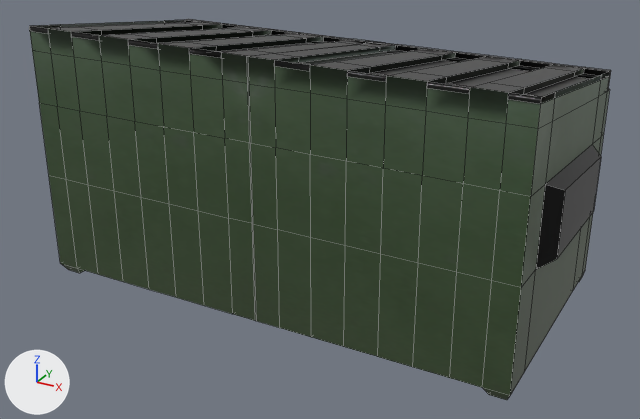
The FBX model FBXs/Trashcontainersolo.fbx as it was, and as the next commit left it.
One viewpoint serves both versions: a 50 mm camera at (2.66, -4.81, 2.15) aimed at (0.06, -0.08, -0.22). The axes (+X, +Y, +Z) are drawn at lower left. The lights are the same throughout. Mesh edges are drawn as thin lines.

Script lines for the objects in view, before the commit:
```python
me_cube = bpy.data.meshes.new('Cube')
me_cube.from_pydata(...)  # 468 vertices, 420 faces; spans x -1.05..1.05, y -1.11..1.01, z -1.35..1.09
# faces by material slot: [274, 146]
me_cube.materials.append(mat_trashgreen)  # picture img_tcom_plastic_polyethylene_header_jpg
me_cube.materials.append(mat_trashbag)  # black #000000
ob_trashcontainersolo = bpy.data.objects.new('Trashcontainersolo', me_cube)
ob_trashcontainersolo.location = (0.0, 0.0, 0.0)
ob_trashcontainersolo.scale = (-1.63, -0.799, -0.713)
```
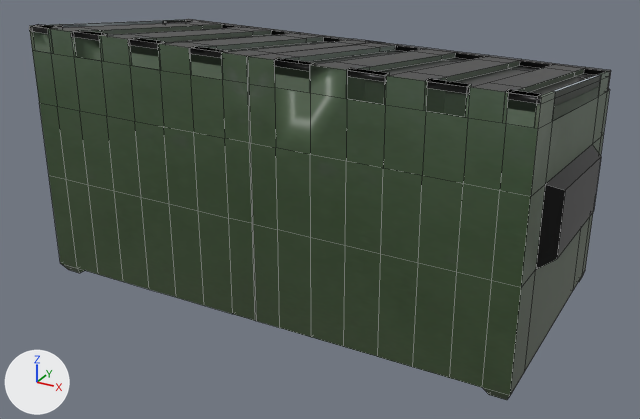
Changed parts and their boxes [x1, y1, x2, y2] in the pictures (640 x 419 px):
```json
{"part": 1, "of": "me_cube", "change": "built on", "before": [29, 20, 609, 129], "after": [29, 20, 607, 129]}
```

Edits to the scene script, one JSON object a line:
```json
{"block": "me_cube", "where": "# used by ob_trashcontainersolo; location = (0.0, 0.0, 0.0); scale = (-1.63, -0.799, -0.713)"}
{"op": "remove", "block": "me_cube", "code": "me_cube.from_pydata(...)  # 468 vertices, 420 faces; spans x -1.05..1.05, y -1.11..1.01, z -1.35..1.09"}
{"op": "add", "block": "me_cube", "code": "me_cube.from_pydata(...)  # 594 vertices, 552 faces; spans x -1.05..1.05, y -1.11..1.01, z -1.35..1.09"}
{"block": "me_cube", "change": "me_cube part 1"}
{"block": "me_cube", "change": "66 faces are deleted"}
{"block": "me_cube", "change": "54 vertices are added at x -1.0..1.0, y -0.98..1.0, z -1.35..-0.87"}
{"block": "me_cube", "change": "24 new vertices lie (0.0, -0.07, 0.0) away from vertices in x -0.99..0.99, y 1.0, z -1.35..-1.13"}
{"block": "me_cube", "change": "24 new vertices lie (0.0, 0.07, 0.0) away from vertices in x -0.99..0.99, y 0.93, z -1.35..-1.13"}
{"block": "me_cube", "change": "12 new vertices lie (-0.14, 0.0, 0.0) away from vertices in x -0.37..-0.1, y 0.93..1.0, z -1.35..-1.13"}
{"block": "me_cube", "change": "12 new vertices lie (0.14, 0.0, 0.0) away from vertices in x 0.1..0.37, y 0.93..1.0, z -1.35..-1.13"}
{"block": "me_cube", "change": "84 new faces join them, mat_trashbag (black #000000)"}
{"block": "me_cube", "change": "114 new faces join them, mat_trashgreen (picture img_tcom_plastic_polyethylene_header_jpg)"}
```
